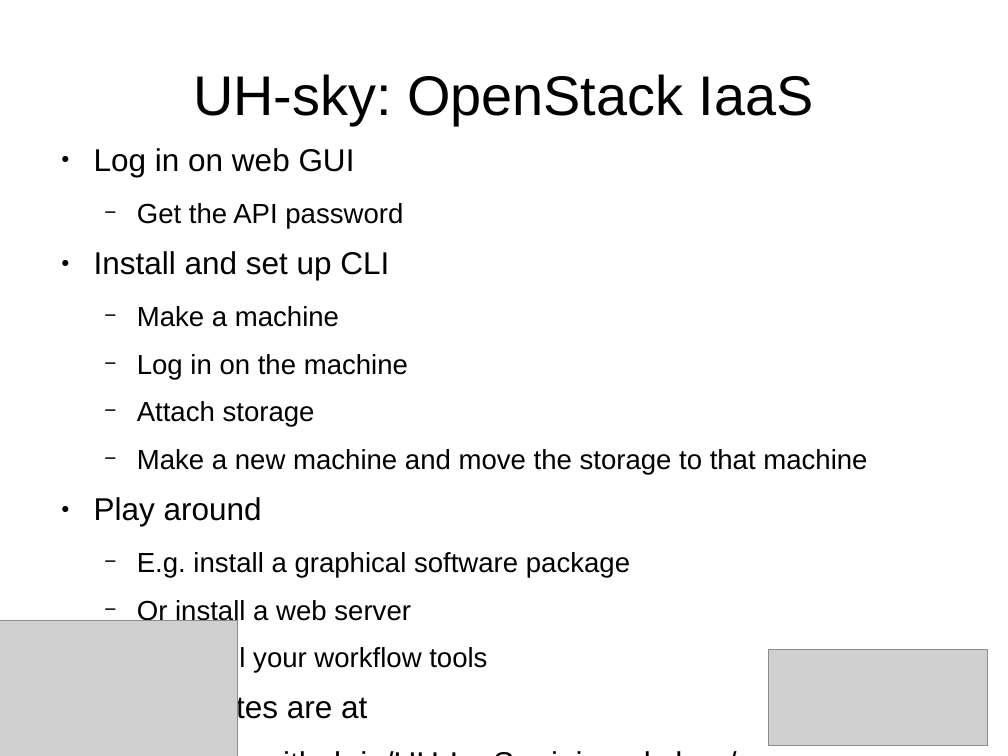
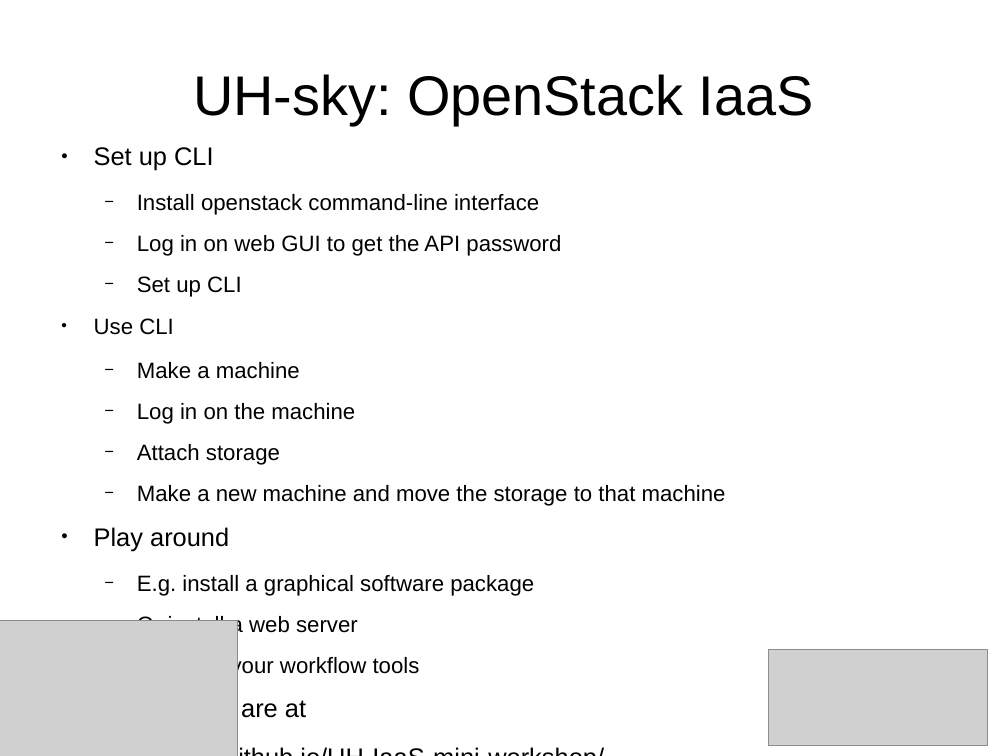
Before and after one commit to arnsteio/UH-IaaS-mini-workshop, a slide deck: slide 7 of UH-sky_IaaS-MiniWorkshop.odp. Drawn at 1008x756 pixels with LibreOffice and Linux fonts; fonts in the diff are those of the drawing; grey boxes stand for pictures. Boxes give left, top, right and bottom in pixels: in the first picture for what was removed or moved away, otherwise in the second. Text is boxed around its words. In the diff, an @@ line names an element or a change of style, - is before the commit and + after.

Commit message:
Added windows install instructions

```diff
--- a/UH-sky_IaaS-MiniWorkshop.odp
+++ b/UH-sky_IaaS-MiniWorkshop.odp
@@ text at bbox=[94, 147, 561, 335]: text changed; size 24.8 to 17.5 pt @@
-● Log in on web GUI
-  − Get the API password
-● Install and set up CLI
+● Set up CLI
+  − Install openstack command-line interface
+  − Log in on web GUI to get the API password
+  − Set up CLI
+● Use CLI
@@ text at bbox=[94, 362, 726, 718]: size 21.7 to 17.5 pt in "Make a machine", "Log in on the machine", "Attach storage", "Make a new machine and move the ..." and 3 more places; size 24.8 to 20 pt in "Play around", "My lesson notes are at", "https://arnsteio.github.io/UH-IaaS-mini-workshop/" @@
```
Also in this commit, not shown: 1 slide added, 2 other files.
